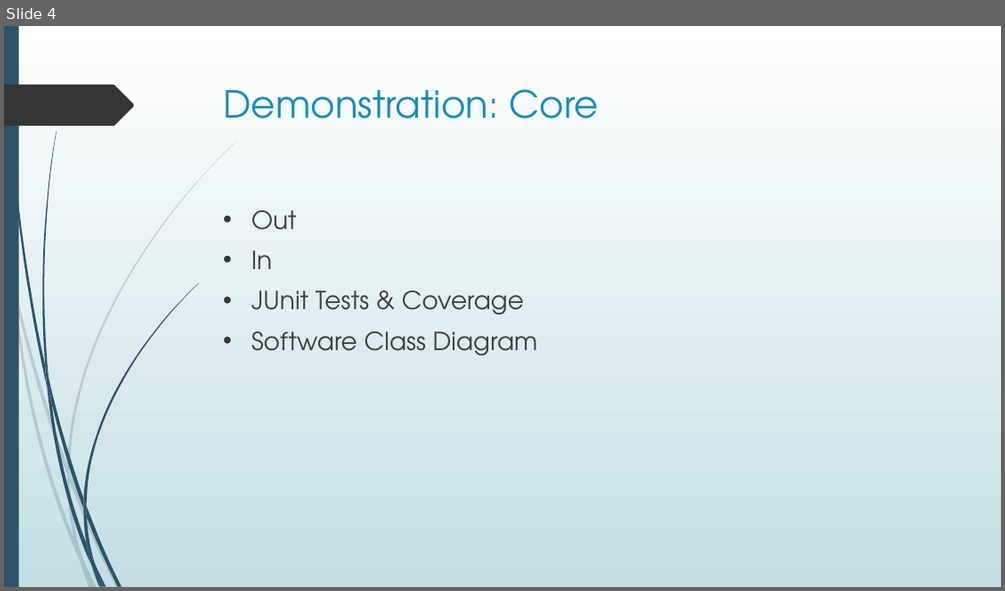
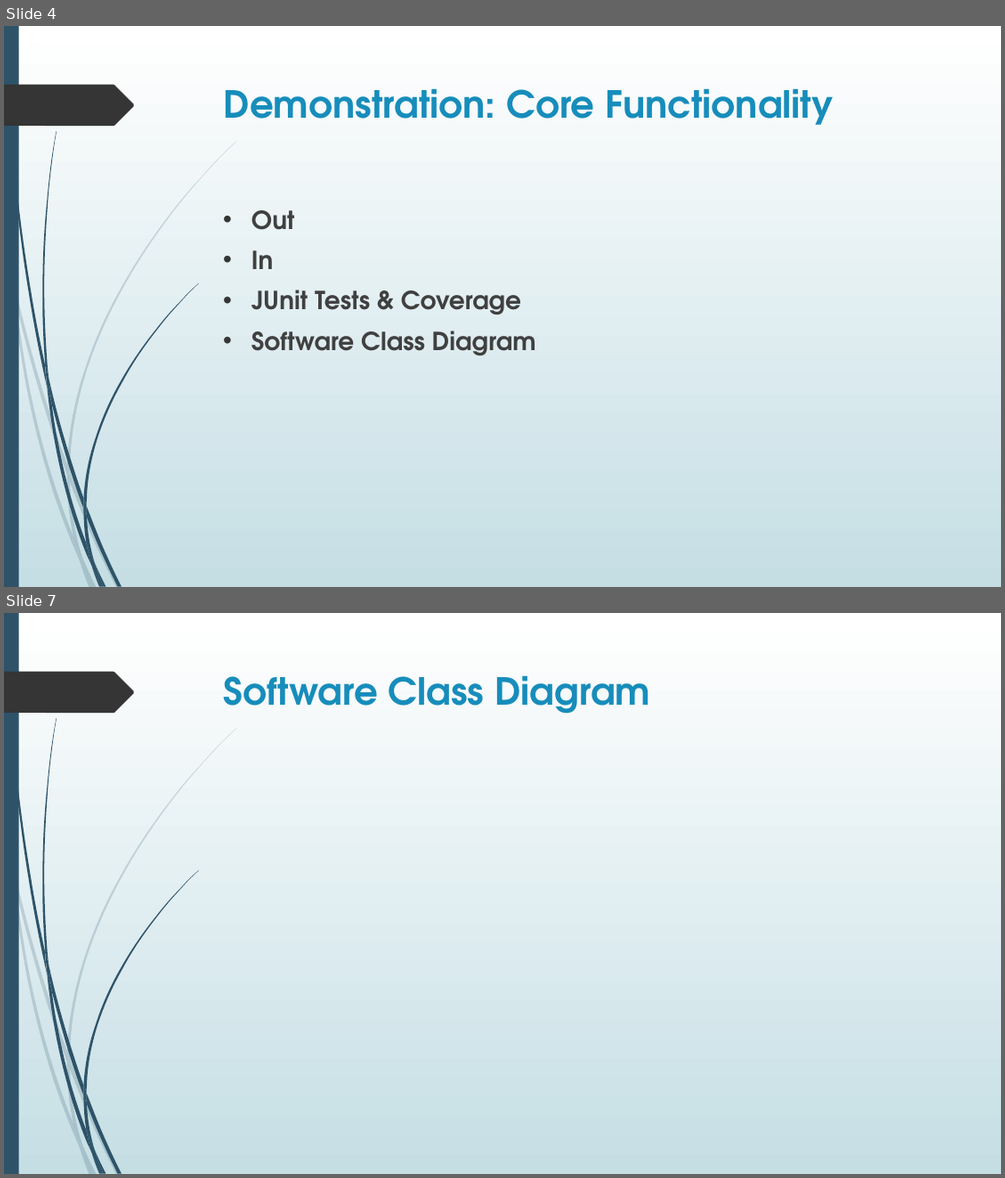
Before and after one commit to dan-ward/TP-6, a slide deck: TRL_final/Textbook Rental Library - Presentation.pptx. Shown one above the other, each under a label of ours: slide 4 before the commit, slides 4 and 7 after it; the slides between them are not shown. The pictures are 1005x591 and 1005x1178 pixels, drawn with LibreOffice and Linux fonts; fonts in the diff are those of the drawing. Boxes give left, top, right and bottom in pixels: in the first picture for what was removed or moved away, otherwise in the second. Text is boxed around its words. In the diff, an @@ line names an element or a change of style, - is before the commit and + after.

```diff
--- a/TRL_final/Textbook Rental Library - Presentation.pptx
+++ b/TRL_final/Textbook Rental Library - Presentation.pptx
@@ slide 7 added at bbox=[4, 613, 1001, 1174], background gradient #FFFFFF to #C5DEE5; not listed: 24 template elements that a slide beside it also shows @@
@@ title added at bbox=[224, 675, 650, 714], 36 pt, text #178DBB, bold @@
+Software Class Diagram
@@ slide 4 changed as well @@
@@ title at bbox=[224, 88, 833, 125]: text changed; bold on @@
-Demonstration: Core
+Demonstration: Core Functionality
@@ text "Out" at bbox=[251, 210, 536, 355]: bold on @@
```
Also in this commit, not shown: 5 other slides changed, 2 other slides added.
